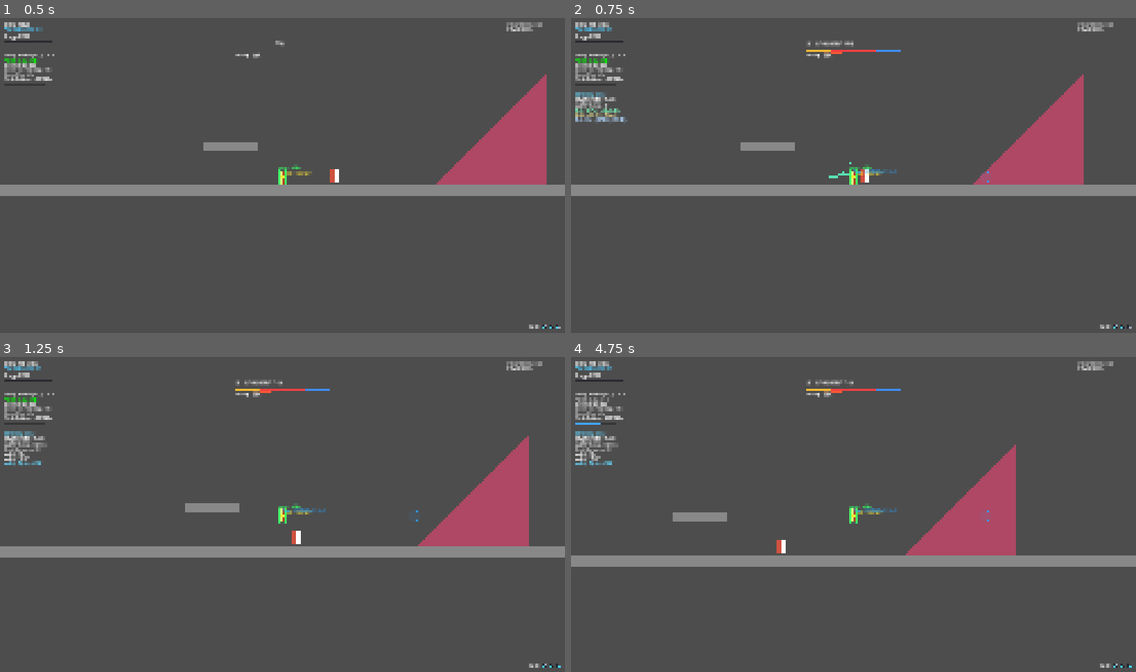
Above: before the commit, frames 1-4 (two rows, left to right).
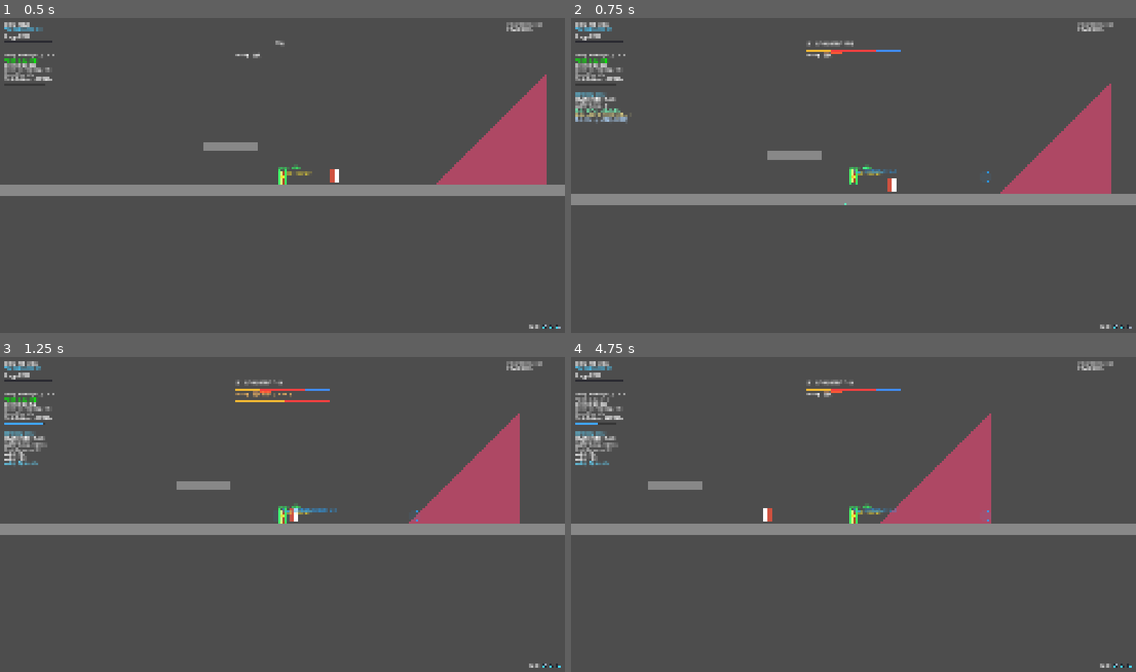
Above: after the commit, the same moments.

Repository: Guo3020/CombatLab
Game: Godot game, scene res://02_scenes/01_arena/main.tscn
Two runs of this game, one before a commit and one after it. Both use one fixed random seed, a clock stepped at 60 frames per second and the inputs below.
Inputs (mouse positions are in pixels of both pictures, inside the frame that each line leads up to):
- Up to frame 1 (0.5 s): no input
- Up to frame 2 (0.75 s): tap Enter at 0.5 s; move the mouse to (977, 159) at 0.52 s; hold D (move_right) from 0.53 s (still down); hold Right mouse button (dodge) from 0.53 s (still down); click (977, 159) at 0.67 s
- Up to frame 3 (1.25 s): keep holding D (move_right); keep holding Right mouse button (dodge); tap Up (jump) at 0.77 s
- Up to frame 4 (4.75 s): release D (move_right) at 1.25 s; release Right mouse button (dodge) at 1.25 s; drag from (740, 530) to (983, 514) at 1.27 s; tap Space at 2 s; move the mouse to (910, 445) at 2.02 s; hold A (move_left) 2.03-2.75 s; tap Delete at 2.1 s; drag from (825, 580) to (684, 467) at 2.77 s; move the mouse to (1023, 564) at 3.52 s; hold D (move_right) 3.53-4.25 s; hold Right mouse button (dodge) 3.53-4.25 s; tap Up (jump) at 3.77 s; drag from (684, 467) to (768, 435) at 4.27 s

Frame 1 is identical in both runs. In frame 2, 9.9% of the frame differs, in the area x 0-100%, y 17-60%; in frame 3, 11%; in frame 4, 13%, in the area x 0-100%, y 17-67%.

Commit message:
稳定版本。开始合并。检查文件中有无早期测试遗留文件或多余功能。

Diff:
--- a/02_scenes/01_arena/main.tscn
+++ b/02_scenes/01_arena/main.tscn
@@ -24,6 +24,7 @@
 [node name="main" type="Node2D" unique_id=2059337878]
 
 [node name="player1" parent="." unique_id=870416064 instance=ExtResource("4_mjur0")]
+visibility_layer = 4
 position = Vector2(635, 501)
 dash_action_data = ExtResource("2_73ffk")
 
@@ -33,10 +34,12 @@
 position = Vector2(930, 505)
 
 [node name="Ground" type="StaticBody2D" parent="." unique_id=527074117]
-collision_layer = 2
+collision_layer = 3
 collision_mask = 0
 
 [node name="CollisionShape2D" type="CollisionShape2D" parent="Ground" unique_id=960418572]
+light_mask = 0
+visibility_layer = 0
 position = Vector2(571, 560)
 scale = Vector2(4.040001, 1)
 shape = SubResource("RectangleShape2D_g1ohs")
@@ -48,6 +51,8 @@
 polygon = PackedVector2Array(0, 539, 0, 581, 1152, 580, 1152, 540)
 
 [node name="CollisionShape2D2" type="CollisionShape2D" parent="Ground" unique_id=1696965645]
+light_mask = 0
+visibility_layer = 0
 position = Vector2(400, 367.5)
 shape = SubResource("RectangleShape2D_r8brs")
 
@@ -58,6 +63,8 @@
 polygon = PackedVector2Array(0, 539, 0, 581, 1152, 580, 1152, 540)
 
 [node name="CollisionShape2D3" type="CollisionShape2D" parent="Ground" unique_id=1139051828]
+light_mask = 0
+visibility_layer = 0
 position = Vector2(1336, 543)
 shape = SubResource("ConvexPolygonShape2D_g1ohs")
 
--- a/04_resources/player1_action/sword_combo_01.tres
+++ b/04_resources/player1_action/sword_combo_01.tres
@@ -18,17 +18,14 @@
 metadata/_custom_type_script = "uid://bx3y8p324q4xu"
 
 [sub_resource type="Curve" id="Curve_4ikgc"]
-resource_name = "MovementTrack X Curve"
-_limits = [-1000.0, 1000.0, 0.0, 1.0]
-bake_resolution = 1000
-_data = [Vector2(0, 0), 0.0, 0.0, 0, 0, Vector2(0.06451613, 100), 0.0, 0.0, 0, 0, Vector2(1, 33.333332), 0.0, 0.0, 0, 0]
+_data = [Vector2(0, 3.508772), 0.0, 0.0, 0, 0, Vector2(0.3856383, -52.63158), 0.0, 0.0, 0, 0, Vector2(1, 77.192986), 0.0, 0.0, 0, 0]
 point_count = 3
 
 [sub_resource type="Curve" id="Curve_tehj2"]
 resource_name = "MovementTrack Y Curve"
 _limits = [-1000.0, 1000.0, 0.0, 1.0]
 bake_resolution = 1000
-_data = [Vector2(0, 0), 0.0, 0.0, 0, 0, Vector2(0.20564516, -63.157894), 0.0, 0.0, 0, 0, Vector2(0.625, -15.789474), 0.0, 0.0, 0, 0, Vector2(1, 100), 0.0, 0.0, 0, 0]
+_data = [Vector2(0, 0), 0.0, 0.0, 0, 0, Vector2(0.32978722, 89.47369), 0.0, 0.0, 0, 0, Vector2(0.69148934, -87.7193), 0.0, 0.0, 0, 0, Vector2(1, -84.210526), 0.0, 0.0, 0, 0]
 point_count = 4
 
 [sub_resource type="Resource" id="Resource_pfusb"]
@@ -38,6 +35,7 @@
 stabilization_speed = 1000.0
 movement_track_x = SubResource("Curve_4ikgc")
 movement_track_y = SubResource("Curve_tehj2")
+movement_track_collision_strategy = 1
 metadata/_custom_type_script = "uid://dp5gttsshciy0"
 
 [resource]
Not shown, changed: addons/hitbox_editor/hitbox_editor_panel.gd
Not shown, changed: addons/hitbox_editor/movement_track_editor_panel.gd
